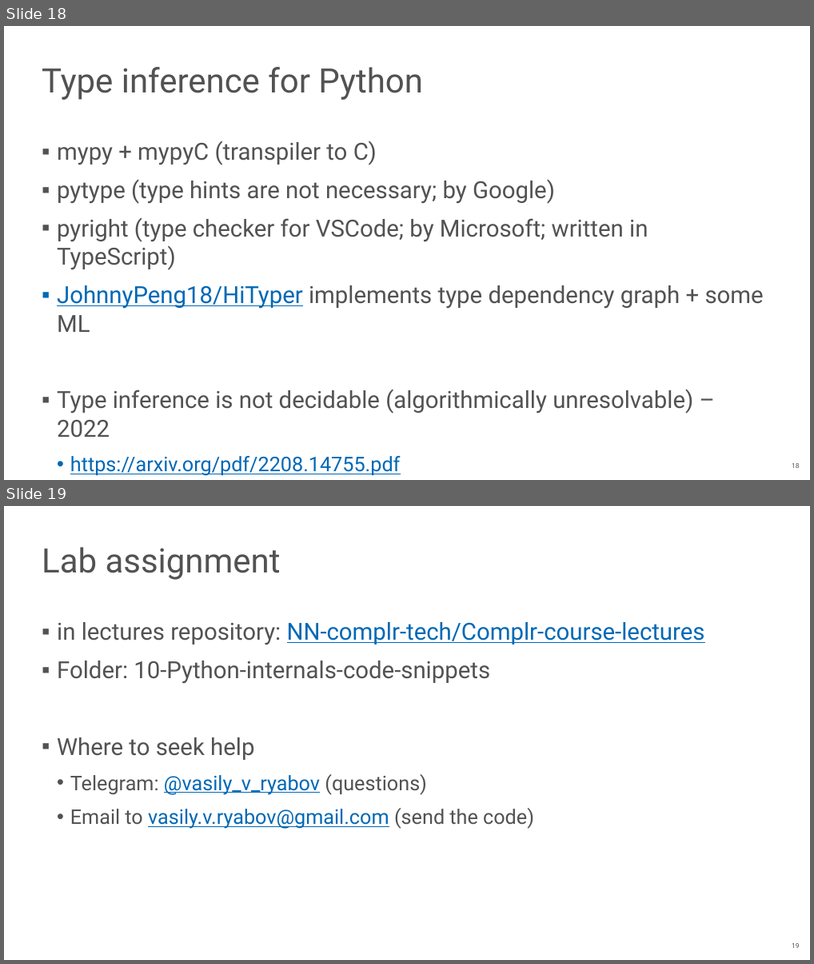
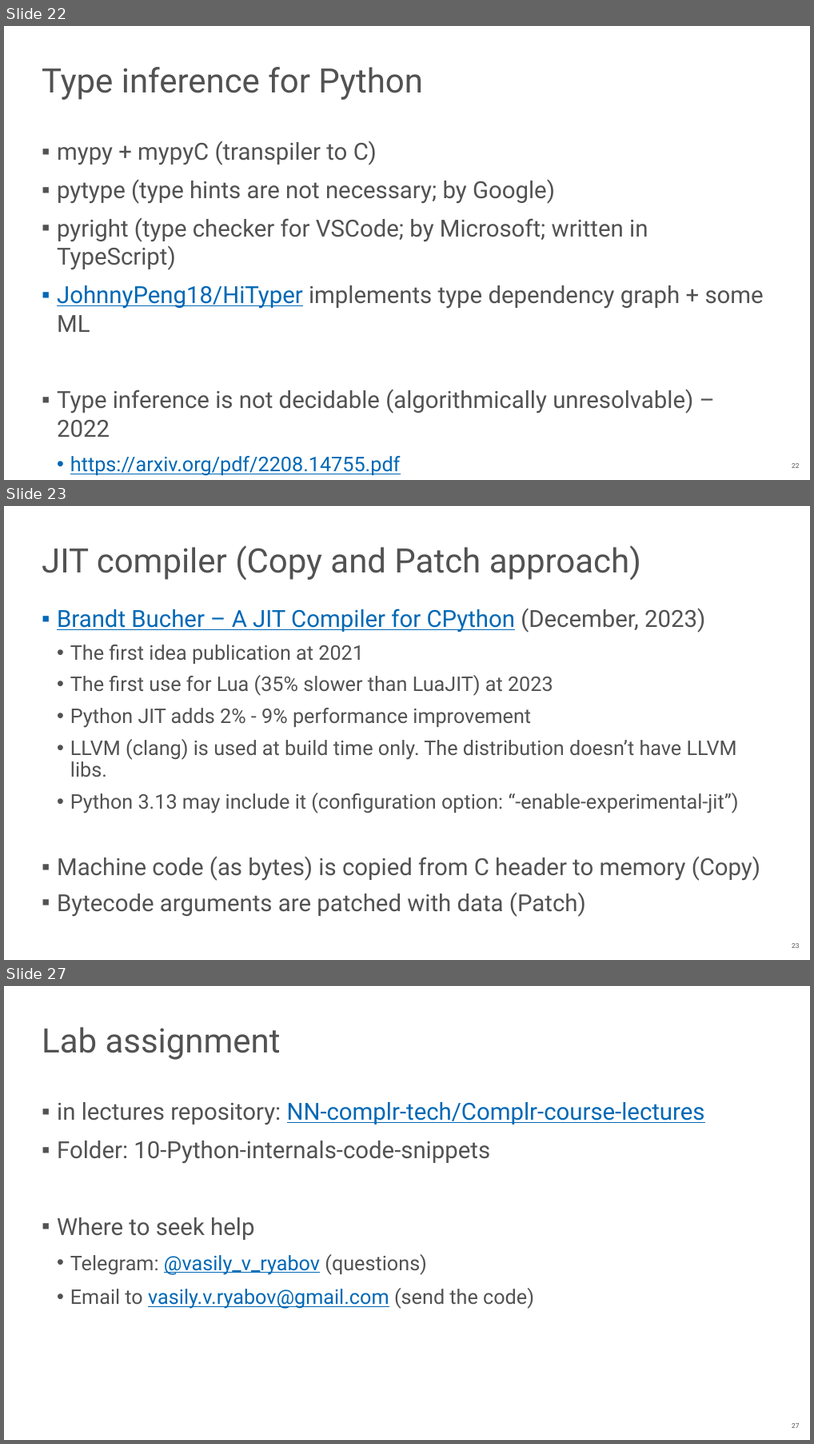
Before and after one commit to NN-complr-tech/Complr-course-lectures, a slide deck: 10-Python-internals-and-JIT-compilers.pptx. Shown one above the other, each under a label of ours: slides 18 and 19 before the commit, slides 22, 23 and 27 after it; the slides between them are not shown. The pictures are 814x964 and 814x1444 pixels, drawn with LibreOffice and Linux fonts; fonts in the diff are those of the drawing. Boxes give left, top, right and bottom in pixels: in the first picture for what was removed or moved away, otherwise in the second. Text is boxed around its words. In the diff, an @@ line names an element or a change of style, - is before the commit and + after.

Commit message:
The second version of Python internals lecture

```diff
--- a/10-Python-internals-and-JIT-compilers.pptx
+++ b/10-Python-internals-and-JIT-compilers.pptx
@@ slide 23 added at (4, 506, 810, 960), background #FFFFFF; not listed: 1 template element that a slide beside it also shows @@
@@ title added at (42, 545, 642, 580), 40 pt, text #525252 @@
+JIT compiler (Copy and Patch approach)
@@ text added at (57, 608, 761, 916), 24 pt, text #525252 @@
+▪ Brandt Bucher – A JIT Compiler for CPython (December, 2023)
+  • The first idea publication at 2021
+  • The first use for Lua (35% slower than LuaJIT) at 2023
+  • Python JIT adds 2% - 9% performance improvement
+  • LLVM (clang) is used at build time only. The distribution doesn’t have LLVM libs.
+  • Python 3.13 may include it (configuration option: “-enable-experimental-jit”)
+▪ Machine code (as bytes) is copied from C header to memory (Copy)
+▪ Bytecode arguments are patched with data (Patch)
@@ what was slide 18 is now slide 22 @@
@@ what was slide 19 is now slide 27 @@
@@ page number at (792, 1423, 799, 1428): text changed @@
-19
+27
```
Also in this commit, not shown: 5 slides changed, 7 other slides added.
